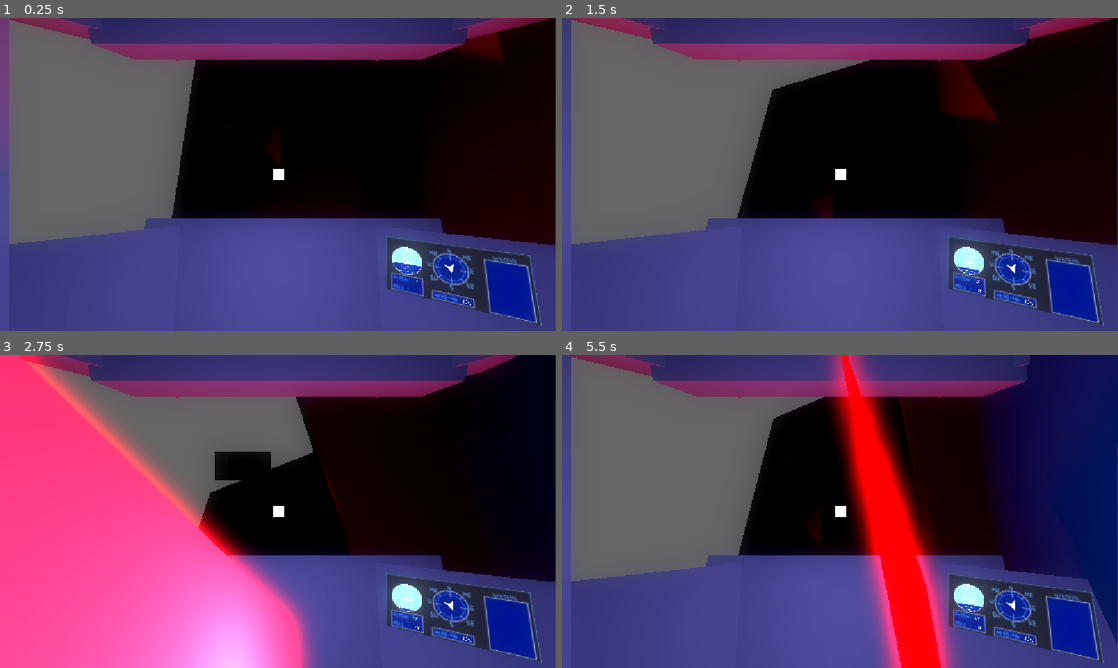
Above: before the commit, frames 1-4 (two rows, left to right).
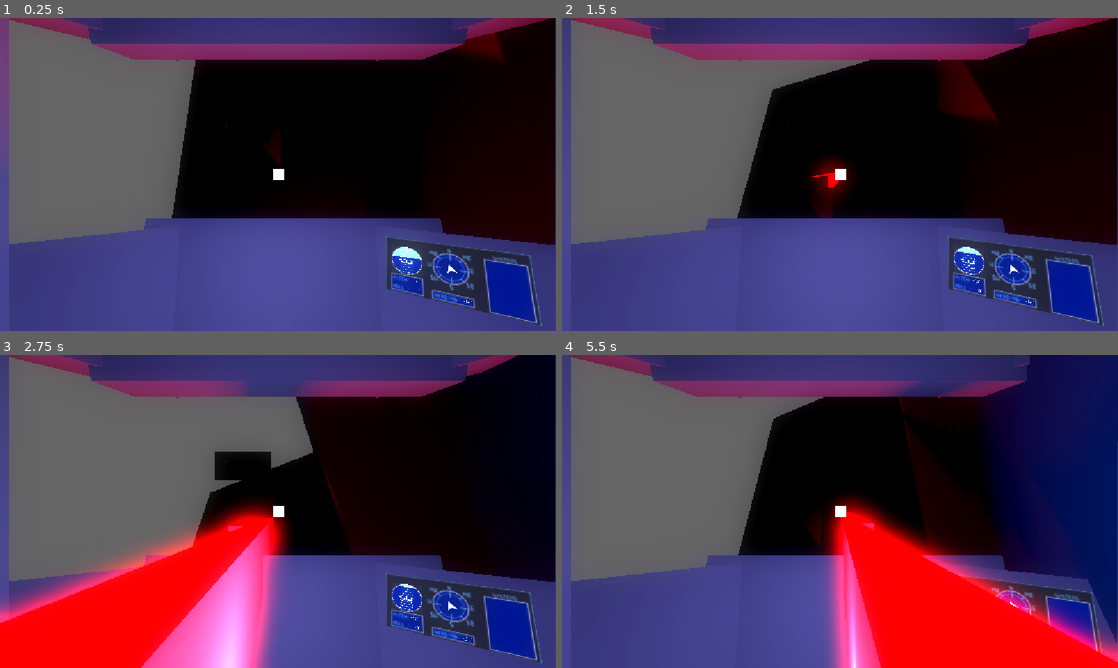
Above: after the commit, the same moments.

Repository: LitheFulminare/Abyssal-Cleaner
Game: Godot game, scene res://Prototyping/Test scene.tscn
Two runs of this game, one before a commit and one after it. Both use one fixed random seed, a clock stepped at 60 frames per second and the inputs below. The engine's default icon, where the game draws it, is replaced by a stand-in: a white triangle on a blue panel in a dark square.
Inputs (mouse positions are in pixels of both pictures, inside the frame that each line leads up to):
- Up to frame 1 (0.25 s): no input
- Up to frame 2 (1.5 s): move the mouse to (962, 158) at 0.52 s; press the mouse at (962, 158) at 0.53 s; hold D (Right) 0.53-1.28 s; move the mouse to (728, 190) at 1.27 s; release the mouse at (728, 190) at 1.28 s; hold S (Backwards) from 1.28 s (still down); click (728, 190) at 1.35 s
- Up to frame 3 (2.75 s): move the mouse to (333, 442) at 2.02 s; release S (Backwards) at 2.03 s; press the mouse at (333, 442) at 2.03 s; hold D (Right) from 2.03 s (still down)
- Up to frame 4 (5.5 s): move the mouse to (812, 574) at 2.77 s; release D (Right) at 2.78 s; release the mouse at (812, 574) at 2.78 s; hold W (Forward) 2.78-3.53 s; click (812, 574) at 2.85 s; move the mouse to (1006, 558) at 3.52 s; press the mouse at (1006, 558) at 3.53 s; hold A (Left) 3.53-5.03 s; move the mouse to (673, 464) at 4.27 s; release the mouse at (673, 464) at 4.28 s; click (673, 464) at 4.35 s; move the mouse to (867, 511) at 5.02 s; press the mouse at (867, 511) at 5.03 s; hold S (Backwards) from 5.03 s (still down)

The runs differ from the first frame. In frame 1, 0.2% of the frame differs, in the area x 70-85%, y 73-92%; in frame 2, 1.0%; in frame 3, 37%, in the area x 0-85%, y 0-100%; in frame 4, 21%.

Commit message:
organization

Diff:
--- a/abyssal-cleaner-3d/Components/input_component.gd
+++ b/abyssal-cleaner-3d/Components/input_component.gd
@@ -1,11 +1,33 @@
 class_name InputComponent extends Node
 
 var move_dir: Vector2 = Vector2.ZERO
+var mouse_position: Vector2
+var mouse_direction: Vector2
+var mouse_distance: float
 var is_lmb_pressed: bool = false
+
+var screen_center: Vector2
+var screen_size: Vector2
 
 signal lmb_pressed()
 
-func update() -> void:
+func _input(event: InputEvent) -> void:
+	if event is InputEventMouseMotion:
+		_get_mouse_relative_position()
+
+func update(window_center: Vector2, window_size: Vector2) -> void:
+	screen_center = window_center
+	screen_size = window_size
+
 	if Input.is_action_pressed("Shoot Left Weapon"):
 		is_lmb_pressed = true
 		lmb_pressed.emit()
+		_get_mouse_relative_position()
+
+## Gets mouse position relative to the center of the screen and the direction.
+func _get_mouse_relative_position() -> void:
+	mouse_position = get_viewport().get_mouse_position()
+	mouse_distance = mouse_position.distance_to(screen_center)
+	mouse_direction = mouse_position - screen_center
+	mouse_direction = mouse_direction.normalized()
+	mouse_position = clamp(mouse_position, Vector2.ZERO, screen_size)
--- /dev/null
+++ b/abyssal-cleaner-3d/Components/movement_component.gd
@@ -0,0 +1,96 @@
+class_name MovementComponent extends Node
+
+var body: CharacterBody3D
+
+@export var max_forward_speed := 20.0
+@export var max_strafe_speed := 10.0
+
+@export var acceleration := 5.0
+@export var deceleration := 3.0
+
+var forward_speed: float
+var strafe_speed: float
+var roll_angle: float
+
+func _ready() -> void:
+	var parent_node: Node = get_parent()
+	if parent_node is CharacterBody3D:
+		body = parent_node
+	else:
+		printerr("Parent of MovementComponent should be CharacterBody3D, but is " + parent_node.get_class())
+
+func update(mouse_position: Vector2, center: Vector2, delta: float) -> void:
+	if body == null:
+		return
+
+	var forward: Vector3 = -body.global_basis.z
+
+	#region Rotation
+
+	# Make turning speed independent of screen size
+	var offset: Vector2 = mouse_position - center
+	var normalized_offset: Vector2 = Vector2(offset.x / center.x, offset.y / center.y)
+
+	var yaw_amount: float = -normalized_offset.x * delta # * turning speed
+	var pitch_amount: float = -normalized_offset.y * delta # * turning speed
+
+	var yaw_quat: Quaternion = Quaternion(body.global_basis.y, yaw_amount)
+	var pitch_quat: Quaternion = Quaternion(body.global_basis.x, pitch_amount)
+
+	body.quaternion = yaw_quat * pitch_quat * body.quaternion
+
+	var submarine_up: Vector3 = body.global_basis.y
+	var world_up: Vector3 = Vector3.UP
+
+	# Project both ups onto the plane perpendicular to forward
+	var projected_sub_up: Vector3 = (submarine_up - submarine_up.project(forward)).normalized()
+	var projected_world_up: Vector3 = (world_up - world_up.project(forward)).normalized()
+
+	# 1 = horizontal, 0 = vertical
+	var level_factor: float = 1.0 - pow(abs(forward.y), 2)
+
+	roll_angle = projected_sub_up.signed_angle_to(projected_world_up,forward)
+
+	var auto_level_speed: float = 3
+	var correction: float = roll_angle * auto_level_speed * level_factor * delta
+
+	var roll_quat: Quaternion = Quaternion(forward, correction)
+	body.quaternion = roll_quat * body.quaternion
+
+	# Causes gimbal lock
+	#rotation.y -= mouse_direction.x * delta * mouse_distance / 500
+	#rotation.x -= mouse_direction.y * delta * mouse_distance / 500
+
+	#endregion
+
+	#region Strafe Movement
+	# Forward/backward
+	var target_forward := 0.0
+
+	if Input.is_action_pressed("Forward"):
+		target_forward = max_forward_speed
+	elif Input.is_action_pressed("Backwards"):
+		target_forward = -max_forward_speed * 0.5
+
+	var forward_rate: float = acceleration if abs(target_forward) > abs(forward_speed) else deceleration
+
+	forward_speed = move_toward(forward_speed, target_forward, forward_rate * delta)
+
+	# Left/right
+	var target_strafe := 0.0
+
+	if Input.is_action_pressed("Right"):
+		target_strafe = max_strafe_speed
+	elif Input.is_action_pressed("Left"):
+		target_strafe = -max_strafe_speed
+
+	var strafe_rate: float = acceleration if abs(target_strafe) > abs(strafe_speed) else deceleration
+
+	strafe_speed = move_toward(strafe_speed,target_strafe,strafe_rate * delta)
+
+	#endregion
+
+	# Movement relative to submarine rotation
+	body.velocity = -body.transform.basis.z * forward_speed + body.transform.basis.x * strafe_speed
+
+	body.move_and_slide()
--- a/abyssal-cleaner-3d/Components/object_pool.gd
+++ b/abyssal-cleaner-3d/Components/object_pool.gd
@@ -27,5 +27,4 @@
 	return projectile
 
 func release(projectile: Projectile) -> void:
-	projectile.disable()
 	_pool.append(projectile)
--- /dev/null
+++ b/abyssal-cleaner-3d/Player/player.gd
@@ -0,0 +1,44 @@
+class_name Player extends CharacterBody3D
+
+@onready var input_component: InputComponent = %InputComponent
+@onready var weapon_component: WeaponComponent = %WeaponComponent
+@onready var movement_component: MovementComponent = %MovementComponent
+
+
+@onready var orientation_screen: OrientationScreen = %"Orientation Screen"
+@onready var left_screen: LeftScreen = %"Left Screen"
+
+var center: Vector2
+var screen_size: Vector2
+
+var weapon_scene: PackedScene = preload("res://Submarine Parts/Weapons/Cannon/cannon.tscn")
+
+func _ready() -> void:
+	input_component.lmb_pressed.connect(weapon_component.shoot)
+
+	initialize_weapon()
+	calculate_center()
+	# Recalculates the center when the window size changes
+	get_tree().get_root().size_changed.connect(calculate_center)
+
+func _physics_process(delta:float) -> void:
+	input_component.update(center, screen_size)
+	movement_component.update(input_component.mouse_position, center, delta)
+
+	# HUD
+	var forward: Vector3 = global_basis.z
+	orientation_screen.update_screen(atan2(forward.x, forward.z),
+		asin(forward.y), movement_component.roll_angle)
+	left_screen.update_display(velocity.length())
+
+func initialize_weapon() -> void:
+	var weapon: Weapon = weapon_scene.instantiate()
+	add_child(weapon)
+	weapon_component.weapon = weapon
+	weapon_component.weapon.initialize()
+
+
+func calculate_center() -> void:
+	#center = DisplayServer.screen_get_size() # gets actual screen resolution
+	screen_size = get_viewport().get_visible_rect().size
+	center = Vector2(screen_size.x/2, screen_size.y/2)
--- a/abyssal-cleaner-3d/Player/submarine.tscn
+++ b/abyssal-cleaner-3d/Player/submarine.tscn
@@ -1,10 +1,11 @@
 [gd_scene format=3 uid="uid://cmmxi8houq0ky"]
 
-[ext_resource type="Script" uid="uid://dyx14p5q8fc1a" path="res://Player/submarine_movement.gd" id="1_3uq8f"]
+[ext_resource type="Script" uid="uid://dyx14p5q8fc1a" path="res://Player/player.gd" id="1_3uq8f"]
 [ext_resource type="PackedScene" uid="uid://csh3st7qcjppx" path="res://Player/Submarine_HUD.tscn" id="2_k4f85"]
 [ext_resource type="PackedScene" uid="uid://ba7gkhwyineqm" path="res://Player/Screens/Left Screen/left_screen.tscn" id="3_fjnjb"]
 [ext_resource type="PackedScene" uid="uid://r375g63wj4kf" path="res://Player/Screens/Orientation/orientation_screen.tscn" id="3_qvldv"]
 [ext_resource type="Material" uid="uid://nx6q0sgto68v" path="res://Player/Screens/Screen_Base_Material.tres" id="4_8ynie"]
+[ext_resource type="Script" uid="uid://5k10x7ohkma" path="res://Components/movement_component.gd" id="4_ppap2"]
 [ext_resource type="Texture2D" uid="uid://cu7bnq3gxj1fi" path="res://icon.svg" id="5_lp6rj"]
 [ext_resource type="Script" uid="uid://do2ka0kv5k6rh" path="res://Components/input_component.gd" id="7_ywa30"]
 [ext_resource type="Script" uid="uid://ddjouvr5wll05" path="res://Components/weapon_component.gd" id="8_l57p4"]
@@ -14,11 +15,9 @@
 rim_texture = ExtResource("5_lp6rj")
 stencil_flags = 2
 
-[node name="Submarine" type="CharacterBody3D" unique_id=478321623 node_paths=PackedStringArray("orientationScreen", "left_screen")]
+[node name="Submarine" type="CharacterBody3D" unique_id=478321623]
 transform = Transform3D(1, 0, 0, 0, 0.99999994, 0, 0, 0, 0.99999994, 0, 0, 0)
 script = ExtResource("1_3uq8f")
-orientationScreen = NodePath("Screens/Orientation Screen")
-left_screen = NodePath("Screens/Left Screen")
 
 [node name="InputComponent" type="Node" parent="." unique_id=1541435955]
 unique_name_in_owner = true
@@ -28,13 +27,20 @@
 unique_name_in_owner = true
 script = ExtResource("8_l57p4")
 
+[node name="MovementComponent" type="Node" parent="." unique_id=1852439294]
+unique_name_in_owner = true
+script = ExtResource("4_ppap2")
+metadata/_custom_type_script = "uid://5k10x7ohkma"
+
 [node name="Screens" type="Node3D" parent="." unique_id=1007835625]
 transform = Transform3D(1, 0, 0, 0, 0.99999994, 0, 0, 0, 0.99999994, 0, 0, 0)
 
 [node name="Orientation Screen" parent="Screens" unique_id=578651837 instance=ExtResource("3_qvldv")]
+unique_name_in_owner = true
 transform = Transform3D(0.008752043, 0.0014190245, -0.004624723, 0, 0.009560088, 0.0029333653, 0.004837531, -0.0025672938, 0.008367032, 0.4334602, -0.100387506, -0.34436214)
 
 [node name="Left Screen" parent="Screens" unique_id=1774698677 instance=ExtResource("3_fjnjb")]
+unique_name_in_owner = true
 transform = Transform3D(0.03, 0, 0, 0, 0.029999988, 0, 0, 0, 0.029999988, -0.5330544, 0.83266866, -2.914217)
 material_override = ExtResource("4_8ynie")
 material_overlay = null
--- a/abyssal-cleaner-3d/Player/submarine_movement.gd
+++ /dev/null
@@ -1,131 +0,0 @@
-extends CharacterBody3D
-
-@onready var input_component: InputComponent = %InputComponent
-@onready var weapon_component: WeaponComponent = %WeaponComponent
-
-@export var orientationScreen: OrientationScreen
-@export var left_screen: LeftScreen
-
-@export var max_forward_speed := 20.0
-@export var max_strafe_speed := 10.0
-
-@export var acceleration := 5.0
-@export var deceleration := 3.0
-
-var mouse_direction: Vector2
-var center: Vector2
-var mouse_distance: float
-var mouse_position: Vector2
-var screen_size: Vector2
-
-var forward_speed: float
-var strafe_speed: float
-
-var weapon_scene: PackedScene = preload("res://Submarine Parts/Weapons/Cannon/cannon.tscn")
-
-func _ready() -> void:
-	input_component.lmb_pressed.connect(weapon_component.shoot)
-	var weapon: Weapon = weapon_scene.instantiate()
-	add_child(weapon) # should be on player script, not movement script
-	weapon_component.weapon = weapon
-	weapon_component.weapon.initialize()
-
-	#center = DisplayServer.screen_get_size() # gets actual screen resolution
-	calculate_center()
-	# Recalculates the center when the window size changes
-	get_tree().get_root().size_changed.connect(calculate_center)
-
-func _input(event: InputEvent) -> void:
-	if event is InputEventMouseMotion:
-		_get_mouse_relative_position()
-
-func _physics_process(delta:float) -> void:
-	input_component.update()
-
-	var forward: Vector3 = -global_basis.z
-
-	#region Rotation
-
-	# Make turning speed independent of screen size
-	var offset: Vector2 = mouse_position - center
-	var normalized_offset: Vector2 = Vector2(offset.x / center.x, offset.y / center.y)
-
-	var yaw_amount: float = -normalized_offset.x * delta # * turning speed
-	var pitch_amount: float = -normalized_offset.y * delta # * turning speed
-
-	var yaw_quat: Quaternion = Quaternion(global_basis.y, yaw_amount)
-	var pitch_quat: Quaternion = Quaternion(global_basis.x, pitch_amount)
-
-	quaternion = yaw_quat * pitch_quat * quaternion
-
-	var submarine_up: Vector3 = global_basis.y
-	var world_up: Vector3 = Vector3.UP
-
-	# Project both ups onto the plane perpendicular to forward
-	var projected_sub_up: Vector3 = (submarine_up - submarine_up.project(forward)).normalized()
-	var projected_world_up: Vector3 = (world_up - world_up.project(forward)).normalized()
-
-	# 1 = horizontal, 0 = vertical
-	var level_factor: float = 1.0 - pow(abs(forward.y), 2)
-
-	var roll_angle: float = projected_sub_up.signed_angle_to(projected_world_up,forward)
-
-	var auto_level_speed: float = 3
-	var correction: float = roll_angle * auto_level_speed * level_factor * delta
-
-	var roll_quat: Quaternion = Quaternion(forward, correction)
-	quaternion = roll_quat * quaternion
-
-	# Causes gimbal lock
-	#rotation.y -= mouse_direction.x * delta * mouse_distance / 500
-	#rotation.x -= mouse_direction.y * delta * mouse_distance / 500
-
-	#endregion
-
-	#region WASD Movement
-	# Forward/backward
-	var target_forward := 0.0
-
-	if Input.is_action_pressed("Forward"):
-		target_forward = max_forward_speed
-	elif Input.is_action_pressed("Backwards"):
-		target_forward = -max_forward_speed * 0.5
-
-	var forward_rate: float = acceleration if abs(target_forward) > abs(forward_speed) else deceleration
-
-	forward_speed = move_toward(forward_speed, target_forward, forward_rate * delta)
-
-	# Left/right
-	var target_strafe := 0.0
-
-	if Input.is_action_pressed("Right"):
-		target_strafe = max_strafe_speed
-	elif Input.is_action_pressed("Left"):
-		target_strafe = -max_strafe_speed
-
-	var strafe_rate: float = acceleration if abs(target_strafe) > abs(strafe_speed) else deceleration
-
-	strafe_speed = move_toward(strafe_speed,target_strafe,strafe_rate * delta)
-
-	#endregion
-
-	# Movement relative to submarine rotation
-	velocity = -transform.basis.z * forward_speed + transform.basis.x * strafe_speed
-
-	move_and_slide()
-
-	# HUD
-	orientationScreen.update_screen(atan2(forward.x, forward.z), asin(forward.y), roll_angle)
-	left_screen.update_display(velocity.length())
-
-func calculate_center() -> void:
-	screen_size = get_viewport().get_visible_rect().size
-	center = Vector2(screen_size.x/2, screen_size.y/2)
-
-## Gets mouse position relative to the center of the screen and the direction.
-func _get_mouse_relative_position() -> void:
-	mouse_position = get_viewport().get_mouse_position()
-	mouse_distance = mouse_position.distance_to(center)
-	mouse_direction = mouse_position - center
-	mouse_direction = mouse_direction.normalized()
-	mouse_position = clamp(mouse_position, Vector2.ZERO, screen_size)
--- a/abyssal-cleaner-3d/Submarine Parts/Weapons/Cannon/cannon.gd
+++ b/abyssal-cleaner-3d/Submarine Parts/Weapons/Cannon/cannon.gd
@@ -9,4 +9,7 @@
 	projectile_scene = CANNON_PROJECTILE
 
 func shoot() -> void:
-	projectile_pool.acquire().global_position = spawn_point.global_position
+	var projectile: Projectile = projectile_pool.acquire()
+	projectile.global_position = spawn_point.global_position
+	projectile.direction = -spawn_point.global_transform.basis.z.normalized()
+	projectile.global_transform.basis = spawn_point.global_transform.basis
--- a/abyssal-cleaner-3d/Submarine Parts/Weapons/Cannon/cannon_projectile.gd
+++ b/abyssal-cleaner-3d/Submarine Parts/Weapons/Cannon/cannon_projectile.gd
@@ -12,7 +12,7 @@
 	lifetime += delta
 	if lifetime > lifespan:
 		lifetime = 0.0
-		expired.emit(self)
+		disable()
 
 	position += direction * speed * delta
 
--- a/abyssal-cleaner-3d/Submarine Parts/Weapons/base_projectile.gd
+++ b/abyssal-cleaner-3d/Submarine Parts/Weapons/base_projectile.gd
@@ -21,5 +21,6 @@
 	disabled = false
 
 func disable() -> void:
+	expired.emit(self)
 	visible = false
 	disabled = true
Not shown, added: abyssal-cleaner-3d/Components/movement_component.gd.uid
Not shown, changed: abyssal-cleaner-3d/Player/Screens/Orientation/Right Screen.png.import
Renamed: abyssal-cleaner-3d/Player/submarine_movement.gd.uid -> abyssal-cleaner-3d/Player/player.gd.uid
Not shown, added: abyssal-cleaner-3d/Prototyping/Test scene.tscn321509533.tmp
Not shown, added: abyssal-cleaner-3d/Prototyping/Test scene.tscn5535898084.tmp
